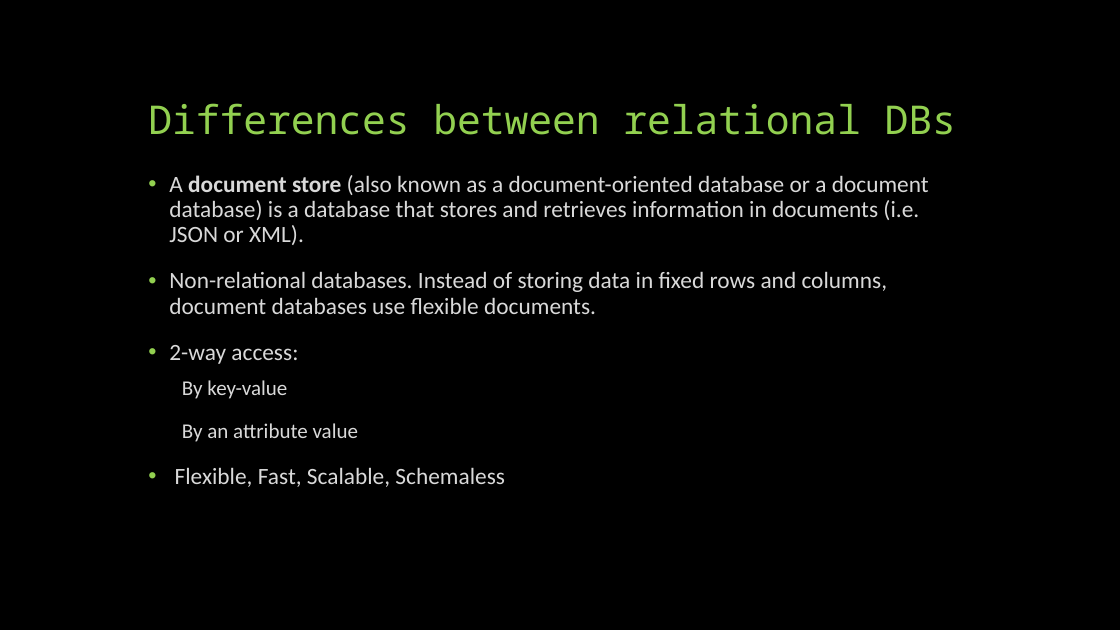
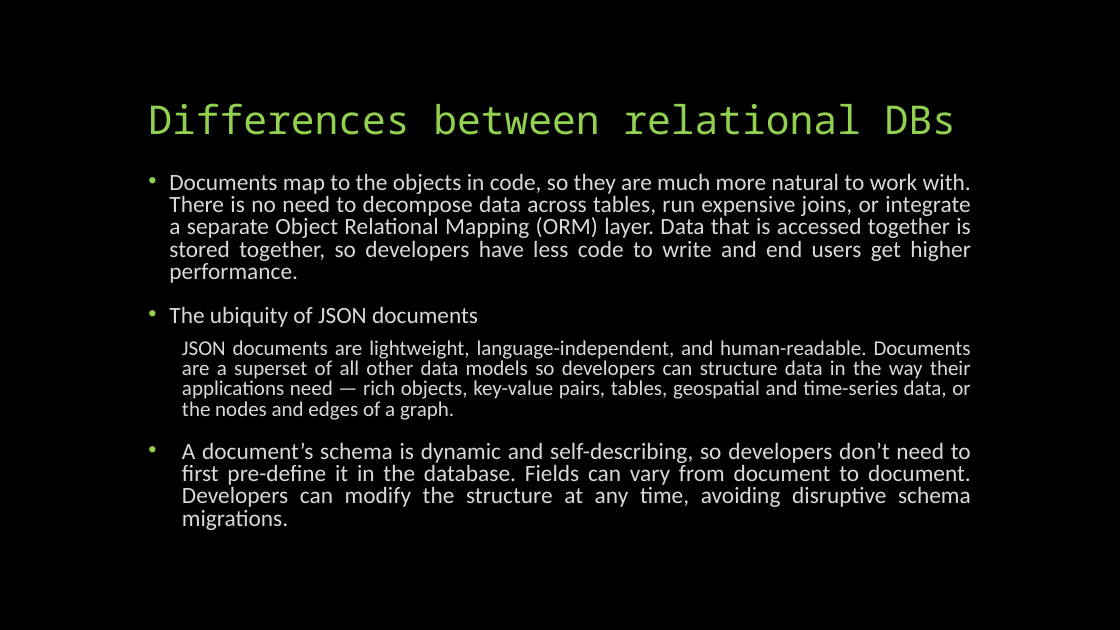
Before and after one commit to MnAppsNet/DominanceQueries, a slide deck: slide 7 of NOSQL - document stores.pptx. Drawn at 1120x630 pixels with LibreOffice and Linux fonts; fonts in the diff are those of the drawing. Boxes give left, top, right and bottom in pixels: in the first picture for what was removed or moved away, otherwise in the second. Text is boxed around its words. In the diff, an @@ line names an element or a change of style, - is before the commit and + after.

```diff
--- a/NOSQL - document stores.pptx
+++ b/NOSQL - document stores.pptx
@@ text at (x1=169, y1=173, x2=971, y2=530): text changed @@
-• A document store (also known as a document-oriented database or a document database) is a database that stores and retrieves information in documents (i.e. JSON or XML).
-• Non-relational databases. Instead of storing data in fixed rows and columns, document databases use flexible documents.
-• 2-way access:
-  By key-value
-  By an attribute value
-  • Flexible, Fast, Scalable, Schemaless
+• Documents map to the objects in code, so they are much more natural to work with. There is no need to decompose data across tables, run expensive joins, or integrate a separate Object Relational Mapping (ORM) layer. Data that is accessed together is stored together, so developers have less code to write and end users get higher performance.
+• The ubiquity of JSON documents
+  JSON documents are lightweight, language-independent, and human-readable. Documents are a superset of all other data models so developers can structure data in the way their applications need — rich objects, key-value pairs, tables, geospatial and time-series data, or the nodes and edges of a graph.
+  • A document’s schema is dynamic and self-describing, so developers don’t need to first pre-define it in the database. Fields can vary from document to document. Developers can modify the structure at any time, avoiding disruptive schema migrations.
```
Also in this commit, not shown: 5 other slides changed, 4 slides added, 5 slides removed.
